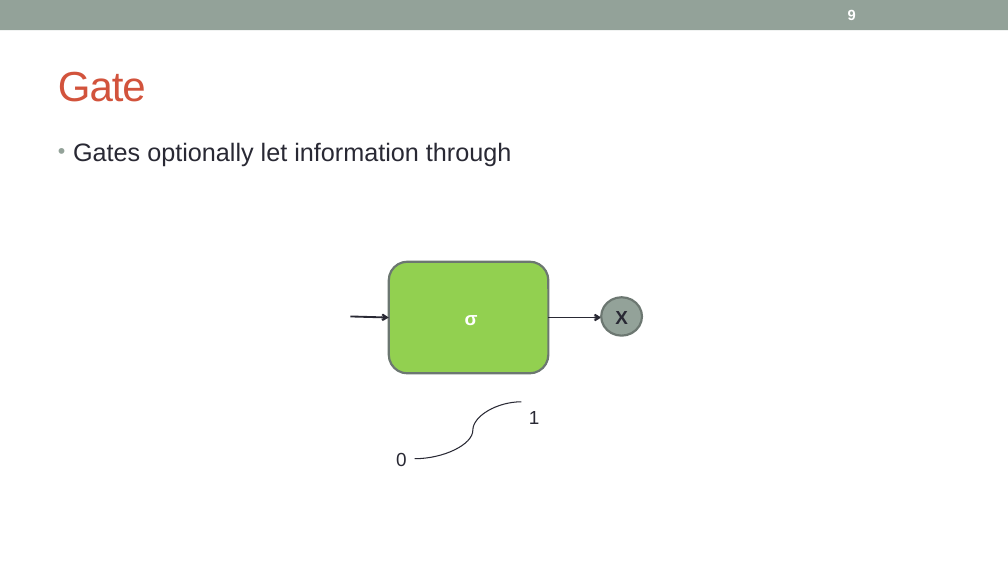
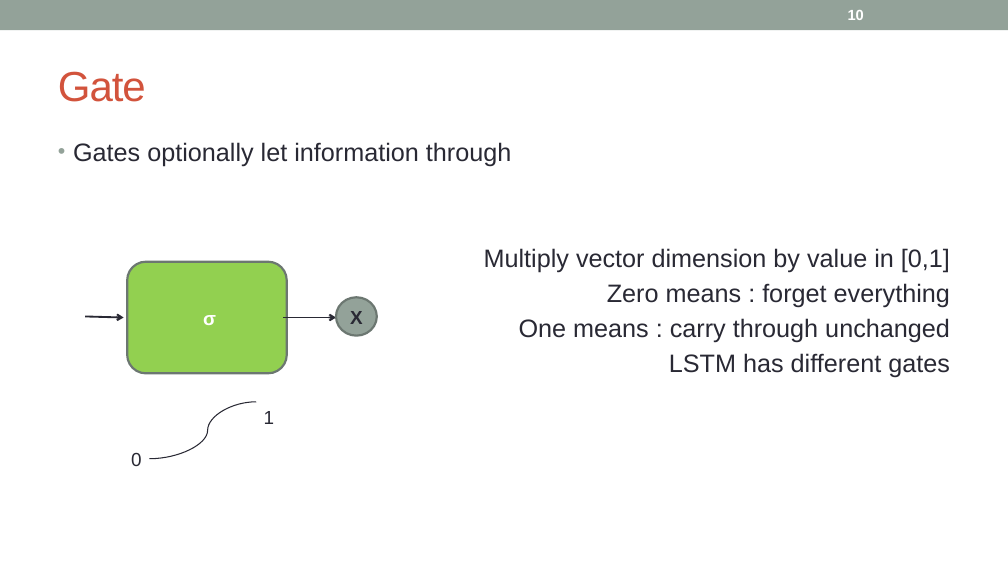
Before and after one commit to nidhiaro/PythonAssignment, a slide deck: slide 10 of 27. LSTM.pptx (slide 9 before the commit). Drawn at 1008x567 pixels with LibreOffice and Linux fonts; fonts in the diff are those of the drawing. Boxes give left, top, right and bottom in pixels: in the first picture for what was removed or moved away, otherwise in the second. Text is boxed around its words. In the diff, an @@ line names an element or a change of style, - is before the commit and + after.

```diff
--- a/27. LSTM.pptx
+++ b/27. LSTM.pptx
@@ page number at <box>848,10,864,20</box>: text changed @@
-9
+10
@@ rounded rectangle "σ": place and size @@
-rounded rectangle "σ" at <box>389,262,548,374</box>
+rounded rectangle "σ" at <box>127,262,287,374</box>
@@ text at <box>484,248,950,378</box>: paragraphs added @@
+Multiply vector dimension by value in [0,1]
+Zero means : forget everything
+One means : carry through unchanged
+LSTM has different gates
@@ 2 texts, 2 arrows, 1 ellipse, 1 curved line: place and size @@
-2 texts, 2 arrows, 1 ellipse, 1 curved line at <box>350,297,642,466</box>
+2 texts, 2 arrows, 1 ellipse, 1 curved line at <box>85,297,377,466</box>
```
Also in this commit, not shown: 3 other slides changed, 1 slide added.
